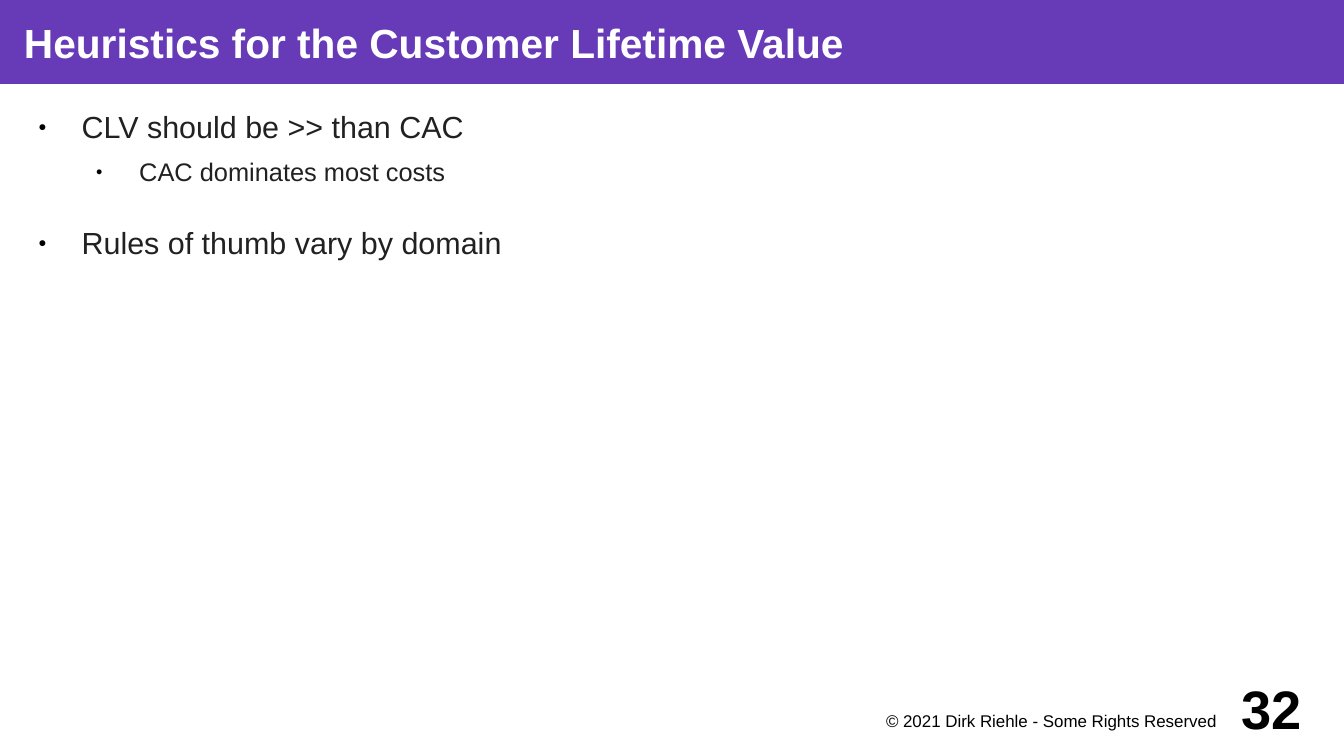
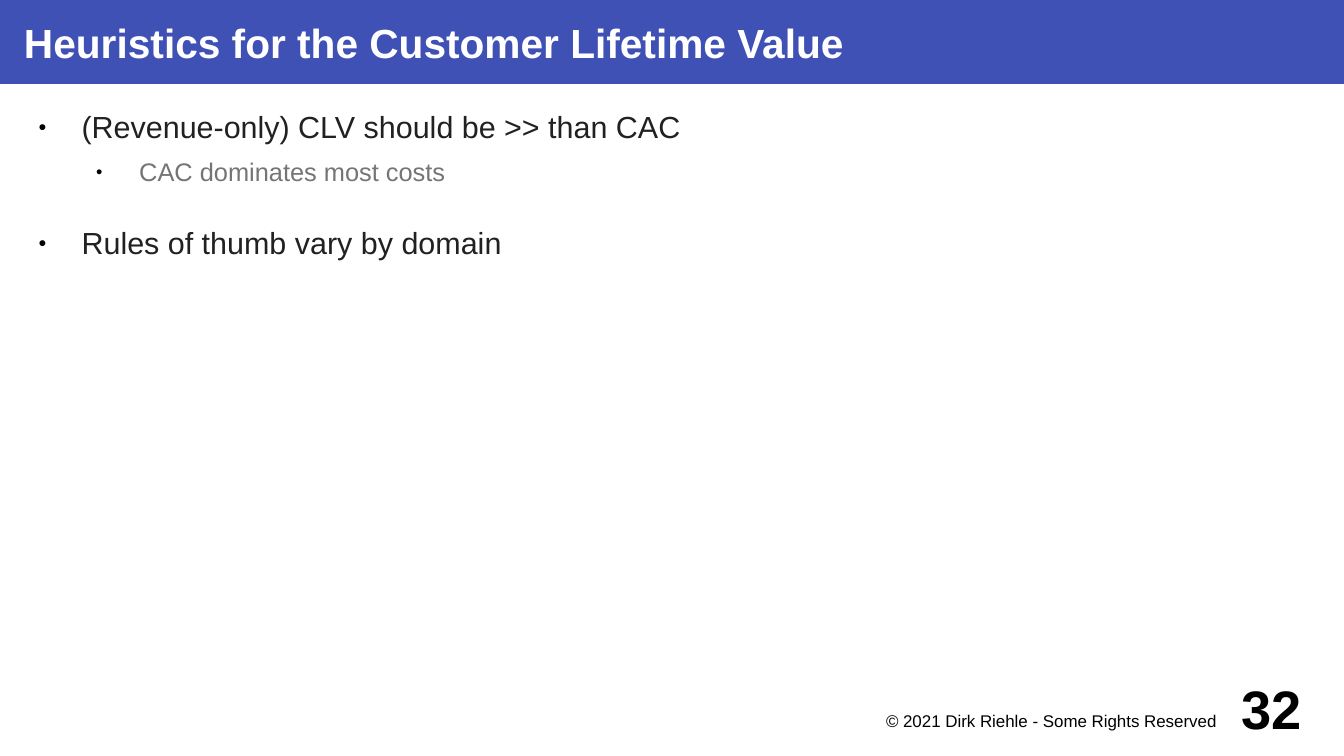
Before and after one commit to dirkriehle/coss-course, a slide deck: slide 32 of Lecture slides/COSS B04 - Business Models.odp. Drawn at 1344x756 pixels with LibreOffice and Linux fonts; fonts in the diff are those of the drawing. Boxes give left, top, right and bottom in pixels: in the first picture for what was removed or moved away, otherwise in the second. Text is boxed around its words. In the diff, an @@ line names an element or a change of style, - is before the commit and + after.

```diff
--- a/Lecture slides/COSS B04 - Business Models.odp
+++ b/Lecture slides/COSS B04 - Business Models.odp
@@ title "Heuristics for the Customer Lifetime ..." at (x1=0, y1=0, x2=1344, y2=84): fill #673AB7 to #3F51B5 @@
@@ text at (x1=82, y1=116, x2=680, y2=144): text changed @@
-● CLV should be >> than CAC
+● (Revenue-only) CLV should be >> than CAC
@@ text at (x1=139, y1=162, x2=445, y2=181): text colour #212121 to #757575 in "CAC dominates most costs" @@
```
Also in this commit, not shown: 52 other slides changed, 19 other files.
